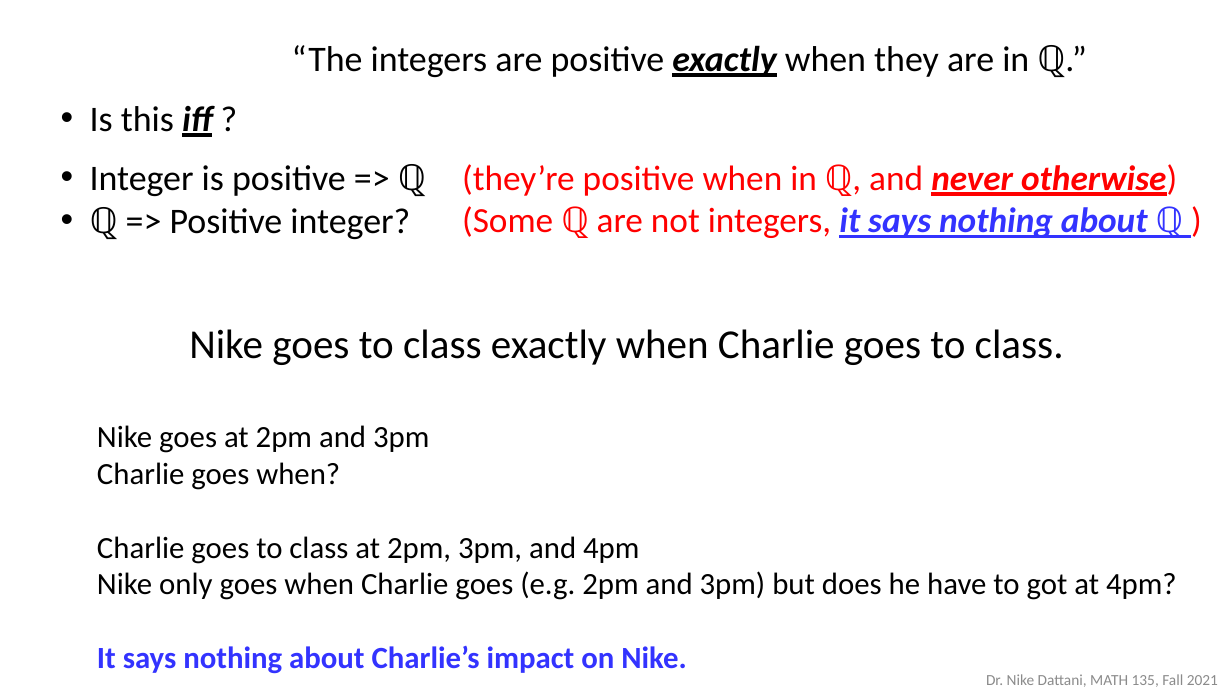
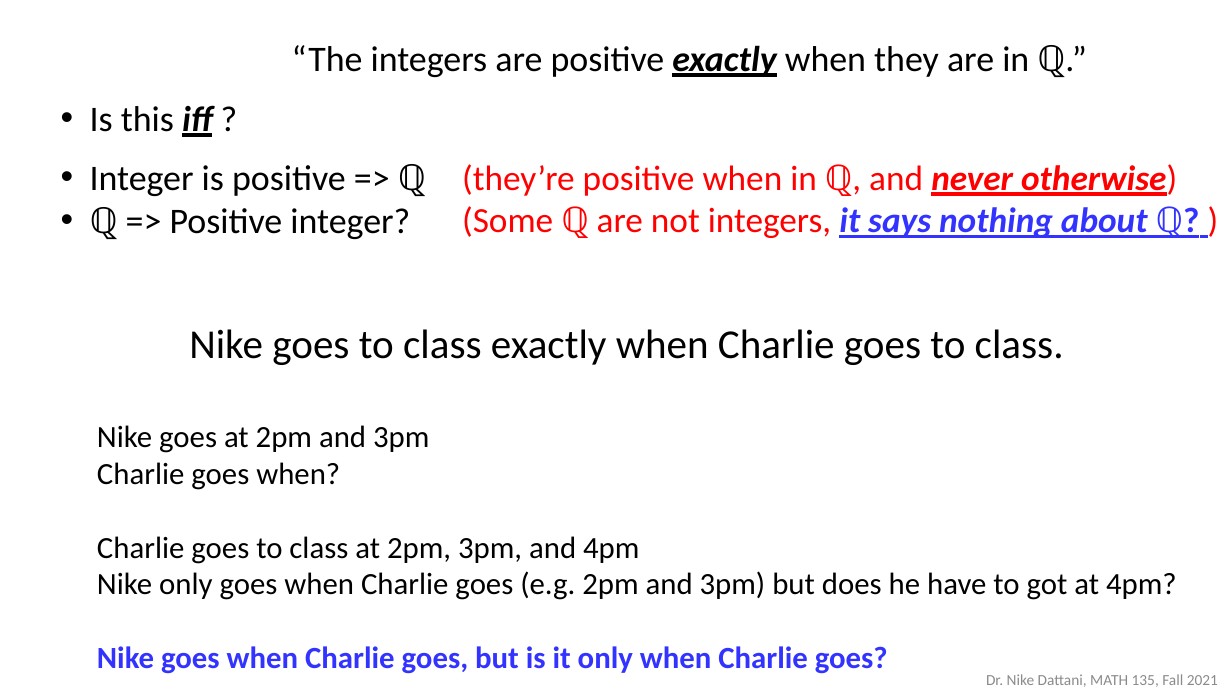
Before and after one commit to ndattani/Lecture_Notes, a slide deck: slide 13 of University_of_Waterloo/Fall_2021/MATH135/UW_Fall2021_MATH135_Lecture6.pptx. Drawn at 1232x693 pixels with LibreOffice and Linux fonts; fonts in the diff are those of the drawing. Boxes give left, top, right and bottom in pixels: in the first picture for what was removed or moved away, otherwise in the second. Text is boxed around its words. In the diff, an @@ line names an element or a change of style, - is before the commit and + after.

```diff
--- a/University_of_Waterloo/Fall_2021/MATH135/UW_Fall2021_MATH135_Lecture6.pptx
+++ b/University_of_Waterloo/Fall_2021/MATH135/UW_Fall2021_MATH135_Lecture6.pptx
@@ text at (462, 206, 1184, 238): text changed @@
-  (Some ℚ are not integers, it says nothing about ℚ )
+  (Some ℚ are not integers, it says nothing about ℚ? )
@@ text at (97, 646, 888, 674): text changed @@
-  It says nothing about Charlie’s impact on Nike.
+  Nike goes when Charlie goes, but is it only when Charlie goes?
```
Also in this commit, not shown: 4 other slides changed, 5 other files.
